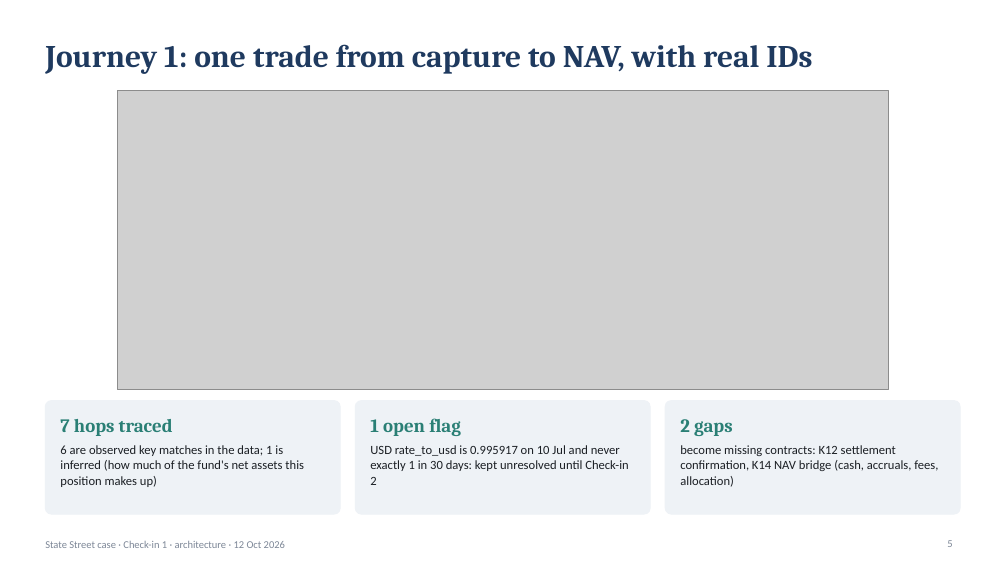
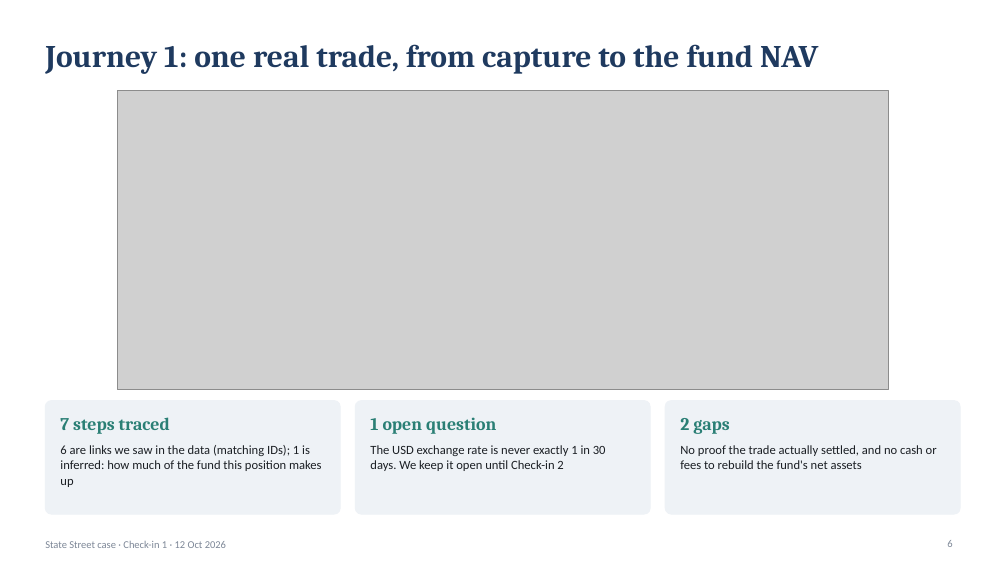
Before and after one commit to KevinRusu/BC-State-Street-Case-Competition, a slide deck: slide 6 of docs/Checkin1_Pack.pptx (slide 5 before the commit). Drawn at 1008x567 pixels with LibreOffice and Linux fonts; fonts in the diff are those of the drawing; grey boxes stand for pictures. Boxes give left, top, right and bottom in pixels: in the first picture for what was removed or moved away, otherwise in the second. Text is boxed around its words. In the diff, an @@ line names an element or a change of style, - is before the commit and + after.

```diff
--- a/docs/Checkin1_Pack.pptx
+++ b/docs/Checkin1_Pack.pptx
@@ title at bbox=[45, 44, 818, 74]: text changed @@
-Journey 1: one trade from capture to NAV, with real IDs
+Journey 1: one real trade, from capture to the fund NAV
@@ text at bbox=[60, 417, 170, 434]: text changed; size 18 to 17 pt @@
-7 hops traced
+7 steps traced
@@ text at bbox=[370, 417, 496, 434]: text changed; size 18 to 17 pt @@
-1 open flag
+1 open question
@@ text "2 gaps" at bbox=[680, 418, 729, 434]: size 18 to 17 pt @@
@@ text at bbox=[60, 445, 322, 487]: text changed @@
-6 are observed key matches in the data; 1 is inferred (how much of the fund's net assets this position makes up)
+6 are links we saw in the data (matching IDs); 1 is inferred: how much of the fund this position makes up
@@ text at bbox=[370, 445, 606, 471]: text changed @@
-USD rate_to_usd is 0.995917 on 10 Jul and never exactly 1 in 30 days: kept unresolved until Check-in 2
+The USD exchange rate is never exactly 1 in 30 days. We keep it open until Check-in 2
@@ text at bbox=[680, 445, 937, 469]: text changed @@
-become missing contracts: K12 settlement confirmation, K14 NAV bridge (cash, accruals, fees, allocation)
+No proof the trade actually settled, and no cash or fees to rebuild the fund's net assets
@@ text at bbox=[45, 541, 226, 548]: text changed @@
-State Street case · Check-in 1 · architecture · 12 Oct 2026
+State Street case · Check-in 1 · 12 Oct 2026
```
Also in this commit, not shown: 9 other slides changed, 6 slides added, 7 slides removed, 25 other files.
